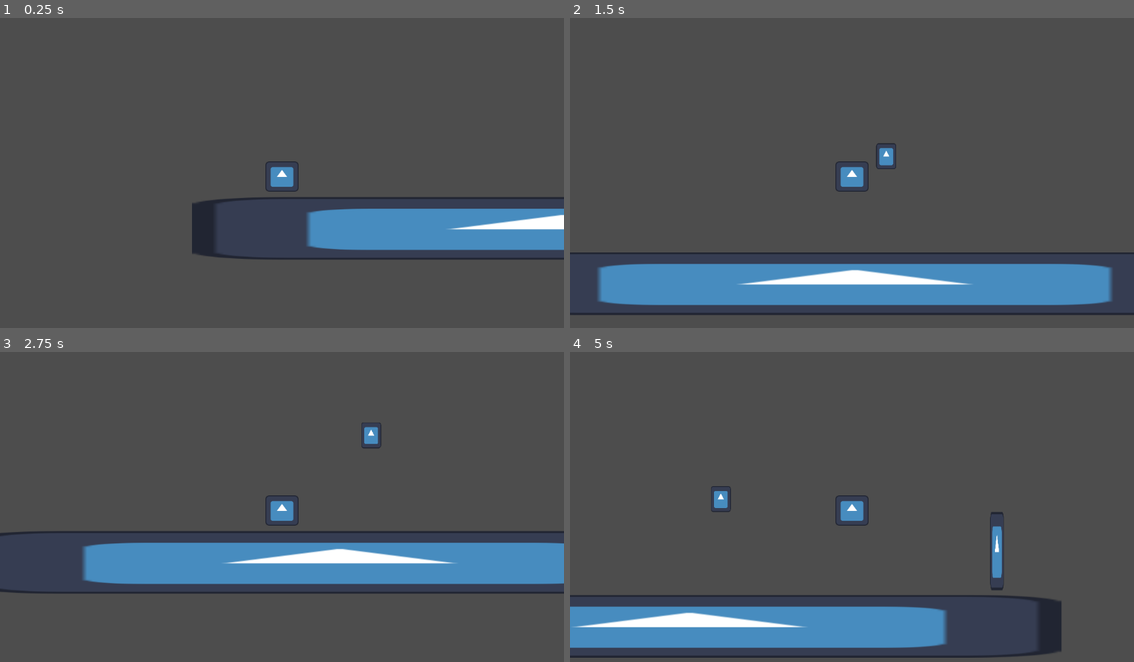
Above: before the commit, frames 1-4 (two rows, left to right).
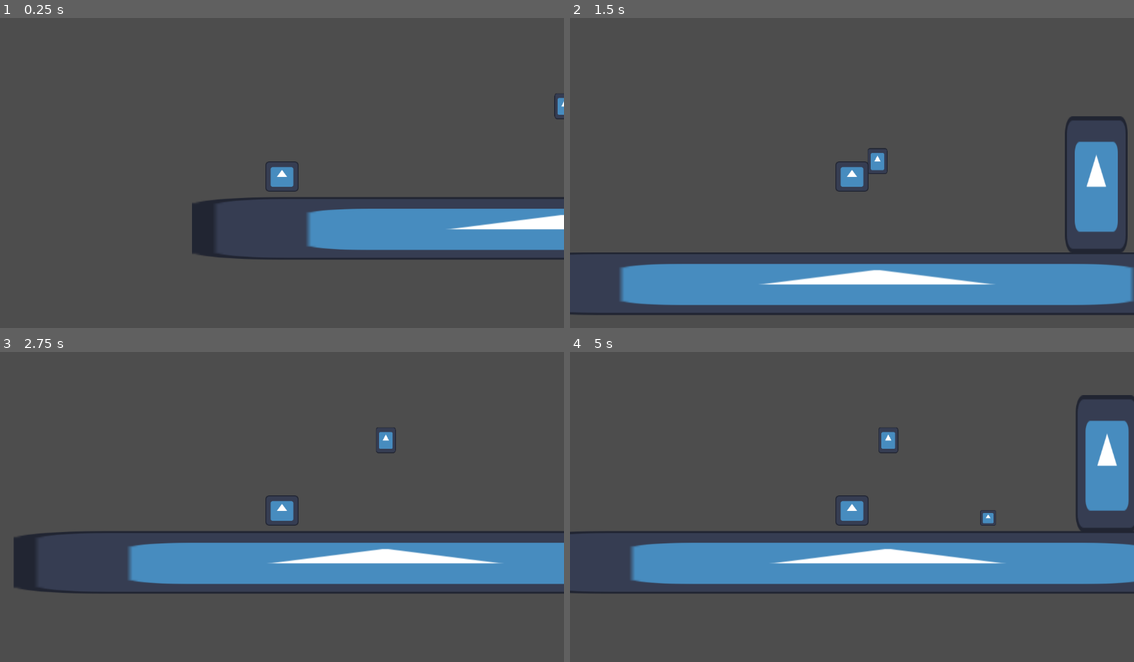
Above: after the commit, the same moments.

Repository: Brian0706/GDDC_Example_Game
Game: Godot game, scene res://Scenes/main.tscn
The game is run twice, just before and just after one commit, with the same random seed, the same clock (stepped at 60 frames per second) and the same inputs. The engine's default icon, where the game draws it, is replaced by a stand-in: a white triangle on a blue panel in a dark square.
Inputs:
- Up to frame 1 (0.25 s): no input
- Up to frame 2 (1.5 s): tap Enter at 0.5 s; hold D (right) from 0.53 s (still down); tap Space (jump) at 0.77 s
- Up to frame 3 (2.75 s): tap Space (jump) at 1.52 s; release D (right) at 2.03 s; hold A (left) from 2.03 s (still down)
- Up to frame 4 (5 s): release A (left) at 2.78 s; hold D (right) 2.78-4.28 s; tap Space (jump) at 3.02, 3.77, 4.52 s; hold A (left) from 4.28 s (still down)

The runs differ from the first frame. In frame 1, less than 0.1% of the frame differs, in the area x 98-100%, y 24-33%; in frame 2, 4.9%; in frame 3, 3.2%; in frame 4, 27%, in the area x 0-100%, y 13-99%.

Commit message:
Made a consumable powerup and made the powerup

Diff:
--- a/new-game-project/Code/item_box.gd
+++ b/new-game-project/Code/item_box.gd
@@ -1,11 +1,13 @@
 extends Area2D
 @export
-var item: String
+var item: PackedScene
 @export
 var animation: AnimationPlayer
-
 func _on_body_entered(body: Node2D) -> void:
-	print("got item!")
-	animation.play("GetItem")
-	if (body.name == "Player" && item != ""):
+	if (body.name == "Player" && item != null):
+		animation.play("GetItem")
+		var powerUP = item.instantiate();
+		item = null
+		add_child(powerUP)
+		powerUP.position.y -= 20
 		print("got item!")
--- /dev/null
+++ b/new-game-project/Code/special_item.gd
@@ -0,0 +1,25 @@
+extends CharacterBody2D
+
+
+const SPEED = 300.0
+var direction = 1
+
+
+func _physics_process(delta: float) -> void:
+	# Add the gravity.
+	if not is_on_floor():
+		velocity += get_gravity() * delta
+
+	if is_on_wall():
+		direction *= -1
+	velocity.x = direction * SPEED
+
+	move_and_slide()
+
+func consumed():
+	self.queue_free();
+
+func _on_area_2d_body_entered(body: Node2D) -> void:
+	if (body.name == "Player"):
+		print("has been activated")
+		call_deferred("consumed")
--- a/new-game-project/Scenes/item_box.tscn
+++ b/new-game-project/Scenes/item_box.tscn
@@ -1,10 +1,11 @@
-[gd_scene load_steps=8 format=3 uid="uid://cb1isn0udac5l"]
+[gd_scene load_steps=9 format=3 uid="uid://cb1isn0udac5l"]
 
 [ext_resource type="Script" uid="uid://x1f6hsm80ds2" path="res://Code/item_box.gd" id="1_b2omr"]
 [ext_resource type="Texture2D" uid="uid://drvve0lxeref3" path="res://Art/icon.svg" id="1_oem4c"]
+[ext_resource type="PackedScene" uid="uid://b7ct4t2omdyn0" path="res://Scenes/special_item.tscn" id="2_samsn"]
 
 [sub_resource type="RectangleShape2D" id="RectangleShape2D_jjvhh"]
-size = Vector2(57, 68)
+size = Vector2(35, 45)
 
 [sub_resource type="Animation" id="Animation_b2omr"]
 resource_name = "GetItem"
@@ -47,10 +48,11 @@
 
 [node name="ItemBox" type="Area2D" node_paths=PackedStringArray("animation")]
 script = ExtResource("1_b2omr")
+item = ExtResource("2_samsn")
 animation = NodePath("AnimationPlayer")
 
 [node name="CollisionShape2D" type="CollisionShape2D" parent="."]
-position = Vector2(-1.5, -1)
+position = Vector2(-0.5, 10.5)
 shape = SubResource("RectangleShape2D_jjvhh")
 
 [node name="Sprite2D" type="Sprite2D" parent="."]
--- a/new-game-project/Scenes/main.tscn
+++ b/new-game-project/Scenes/main.tscn
@@ -1,15 +1,19 @@
-[gd_scene load_steps=7 format=3 uid="uid://c54nfbrhwnhd"]
+[gd_scene load_steps=8 format=3 uid="uid://c54nfbrhwnhd"]
 
 [ext_resource type="PackedScene" uid="uid://3ulyxrycujua" path="res://Scenes/player.tscn" id="1_jjgbg"]
 [ext_resource type="Texture2D" uid="uid://drvve0lxeref3" path="res://Art/icon.svg" id="2_bo1nx"]
 [ext_resource type="PackedScene" uid="uid://8v337s561s3d" path="res://Scenes/victory.tscn" id="3_8gbba"]
 [ext_resource type="PackedScene" uid="uid://ber431k58enqq" path="res://Scenes/death_box.tscn" id="4_jjvhh"]
 [ext_resource type="PackedScene" uid="uid://cb1isn0udac5l" path="res://Scenes/item_box.tscn" id="5_kry3j"]
+[ext_resource type="PackedScene" uid="uid://d3hvdx0eu2wso" path="res://Scenes/wall.tscn" id="6_21xkr"]
 
 [sub_resource type="RectangleShape2D" id="RectangleShape2D_bo1nx"]
 size = Vector2(128.421, 148)
 
 [node name="Node2D" type="Node2D"]
+
+[node name="ItemBox" parent="." instance=ExtResource("5_kry3j")]
+position = Vector2(582, 149)
 
 [node name="Player" parent="." instance=ExtResource("1_jjgbg")]
 position = Vector2(5, 284)
@@ -31,5 +35,5 @@
 [node name="DeathBox" parent="." instance=ExtResource("4_jjvhh")]
 position = Vector2(615, 718)
 
-[node name="ItemBox" parent="." instance=ExtResource("5_kry3j")]
-position = Vector2(645, 139)
+[node name="Wall" parent="." instance=ExtResource("6_21xkr")]
+position = Vector2(1029, 192)
--- /dev/null
+++ b/new-game-project/Scenes/special_item.tscn
@@ -0,0 +1,29 @@
+[gd_scene load_steps=5 format=3 uid="uid://b7ct4t2omdyn0"]
+
+[ext_resource type="Script" uid="uid://ti7ca0rqbxub" path="res://Code/special_item.gd" id="1_1rc0x"]
+[ext_resource type="Texture2D" uid="uid://drvve0lxeref3" path="res://Art/icon.svg" id="1_2nuf3"]
+
+[sub_resource type="RectangleShape2D" id="RectangleShape2D_kry3j"]
+size = Vector2(32, 34)
+
+[sub_resource type="RectangleShape2D" id="RectangleShape2D_1rc0x"]
+size = Vector2(42, 36)
+
+[node name="SpecialItem" type="CharacterBody2D"]
+script = ExtResource("1_1rc0x")
+
+[node name="Sprite2D" type="Sprite2D" parent="."]
+scale = Vector2(0.25, 0.25)
+texture = ExtResource("1_2nuf3")
+
+[node name="CollisionShape2D" type="CollisionShape2D" parent="."]
+position = Vector2(0, -1)
+shape = SubResource("RectangleShape2D_kry3j")
+
+[node name="Area2D" type="Area2D" parent="."]
+
+[node name="CollisionShape2D" type="CollisionShape2D" parent="Area2D"]
+position = Vector2(0, -3)
+shape = SubResource("RectangleShape2D_1rc0x")
+
+[connection signal="body_entered" from="Area2D" to="." method="_on_area_2d_body_entered"]
--- /dev/null
+++ b/new-game-project/Scenes/wall.tscn
@@ -0,0 +1,17 @@
+[gd_scene load_steps=3 format=3 uid="uid://d3hvdx0eu2wso"]
+
+[ext_resource type="Texture2D" uid="uid://drvve0lxeref3" path="res://Art/icon.svg" id="1_d155t"]
+
+[sub_resource type="RectangleShape2D" id="RectangleShape2D_kry3j"]
+size = Vector2(134, 271)
+
+[node name="Wall" type="StaticBody2D"]
+
+[node name="Sprite2D" type="Sprite2D" parent="."]
+position = Vector2(0, 5.00001)
+scale = Vector2(1, 2.1875)
+texture = ExtResource("1_d155t")
+
+[node name="CollisionShape2D" type="CollisionShape2D" parent="."]
+position = Vector2(0, 2.5)
+shape = SubResource("RectangleShape2D_kry3j")
Not shown, added: new-game-project/Code/special_item.gd.uid
